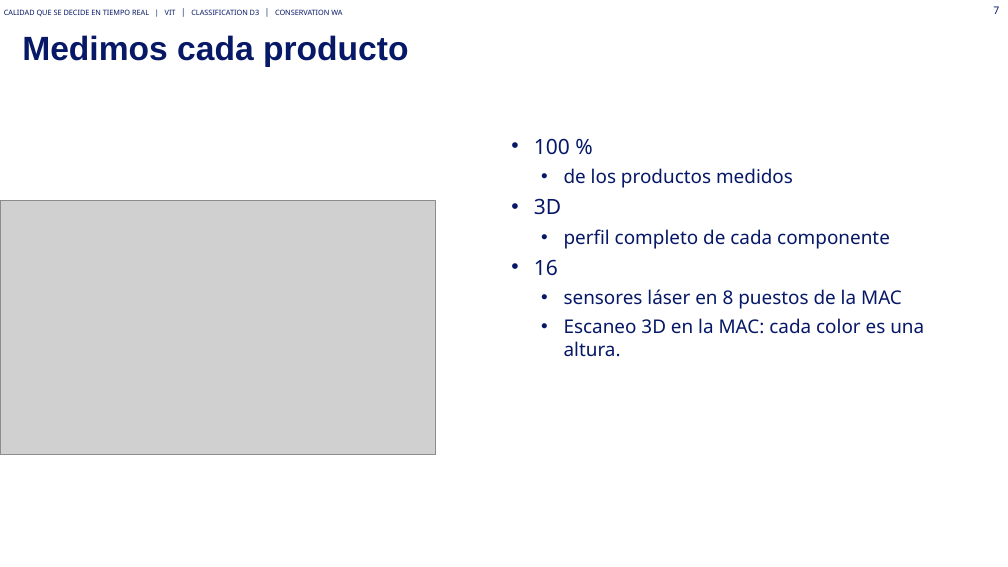
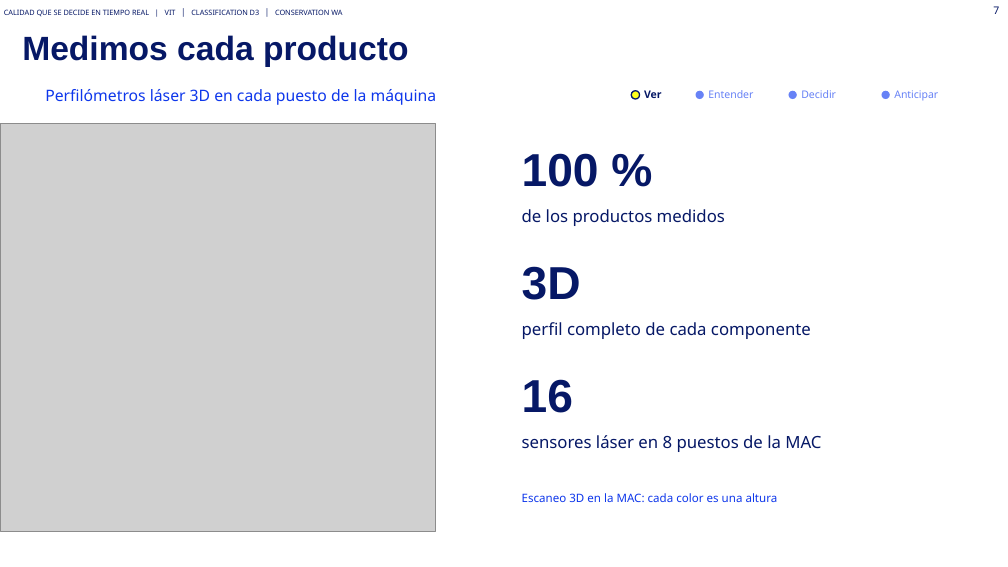
Before and after one commit to Asierenux/blank-app, a slide deck: slide 7 of presentaciones/Michelin_Hyundai_Fabricacion_Digital_ES_plantilla2026.pptx. Drawn at 1008x567 pixels with LibreOffice and Linux fonts; fonts in the diff are those of the drawing; grey boxes stand for pictures. Boxes give left, top, right and bottom in pixels: in the first picture for what was removed or moved away, otherwise in the second. Text is boxed around its words. In the diff, an @@ line names an element or a change of style, - is before the commit and + after.

```diff
--- a/presentaciones/Michelin_Hyundai_Fabricacion_Digital_ES_plantilla2026.pptx
+++ b/presentaciones/Michelin_Hyundai_Fabricacion_Digital_ES_plantilla2026.pptx
@@ text added at [45,89,437,105], 15 pt, text #0E37EB @@
+Perfilómetros láser 3D en cada puesto de la máquina
@@ ellipse added at [631,91,640,99], fill #FFFF1A, outline #061866 1.25 pt @@
@@ text added at [644,90,662,98], 10 pt, text #061866, bold @@
+Ver
@@ ellipse added at [696,91,704,99], fill #6782F6 @@
@@ text added at [708,90,753,98], 10 pt, text #6782F6 @@
+Entender
@@ ellipse added at [789,91,797,99], fill #6782F6 @@
@@ text added at [801,90,836,98], 10 pt, text #6782F6 @@
+Decidir
@@ ellipse added at [882,91,890,99], fill #6782F6 @@
@@ text added at [894,90,938,101], 10 pt, text #6782F6 @@
+Anticipar
@@ picture: place and size @@
-picture at [0,201,436,454]
+picture at [0,123,436,531]
@@ text removed at [534,138,924,357] @@
-• 100 %
-  • de los productos medidos
-• 3D
-  • perfil completo de cada componente
-• 16
-  • sensores láser en 8 puestos de la MAC
-  • Escaneo 3D en la MAC: cada color es una altura.
@@ text added at [522,153,599,187], 44 pt, text #061866, bold @@
+100 %
@@ text added at [522,209,725,226], 16 pt, text #061866 @@
+de los productos medidos
@@ text added at [522,266,581,300], 44 pt, text #061866, bold @@
+3D
@@ text added at [522,322,811,339], 16 pt, text #061866 @@
+perfil completo de cada componente
@@ text added at [522,379,573,413], 44 pt, text #061866, bold @@
+16
@@ text added at [522,435,821,452], 16 pt, text #061866 @@
+sensores láser en 8 puestos de la MAC
@@ text added at [522,493,778,502], 11 pt, text #0E37EB @@
+Escaneo 3D en la MAC: cada color es una altura
```
Also in this commit, not shown: 25 other slides changed, 1 other file.
